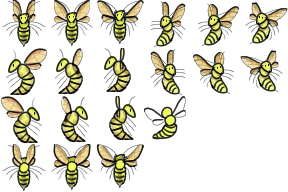
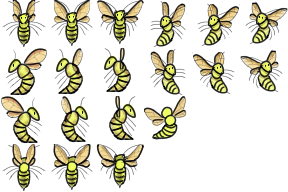
Layered file, before and after one edit (288x192). Changes by layer:
moved "Line" (1st of 23, in "Left up 1" › "Wings") above "Patterns" over [144, 97, 187, 127]
added layer "Patterns" (1st of 38, in "Left up 1" › "Wings") in group "Wings" over [144, 97, 187, 127]
painted on "Base color" (1st of 4, in "Left up 1" › "Wings") over [144, 97, 187, 127]
